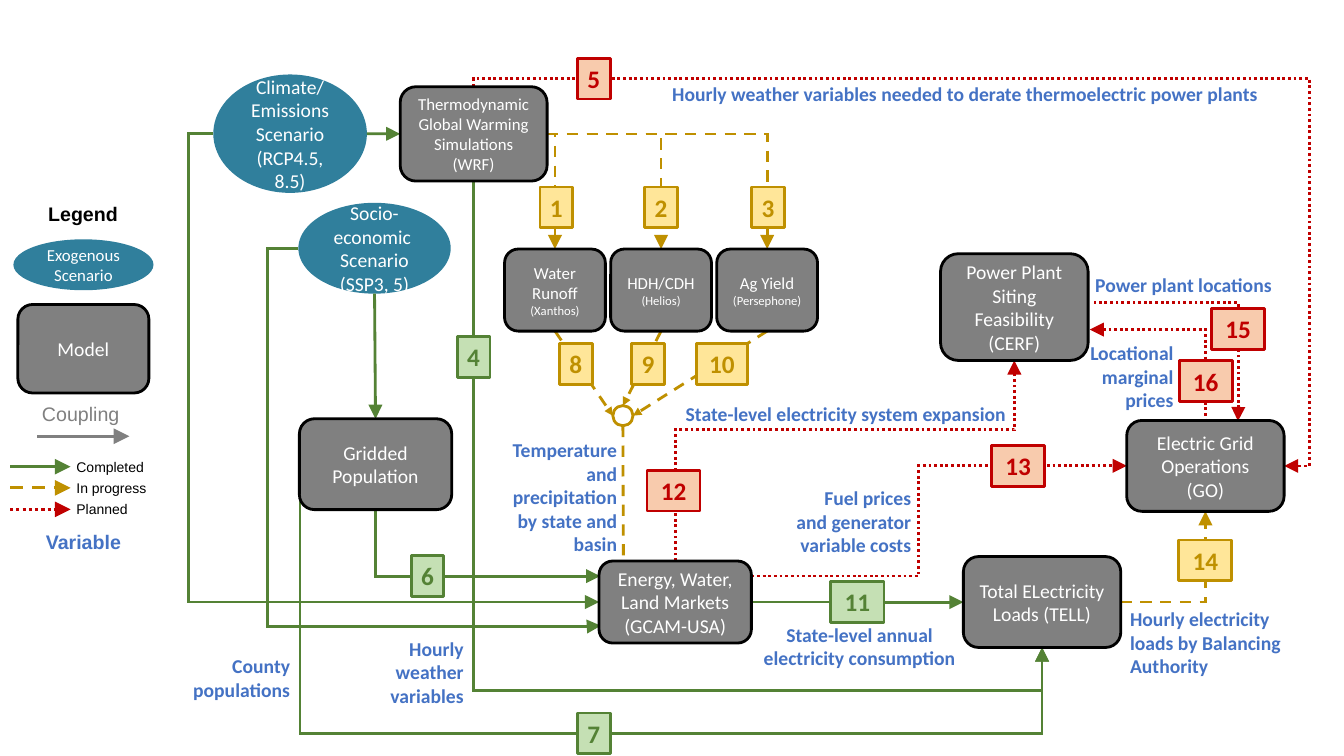
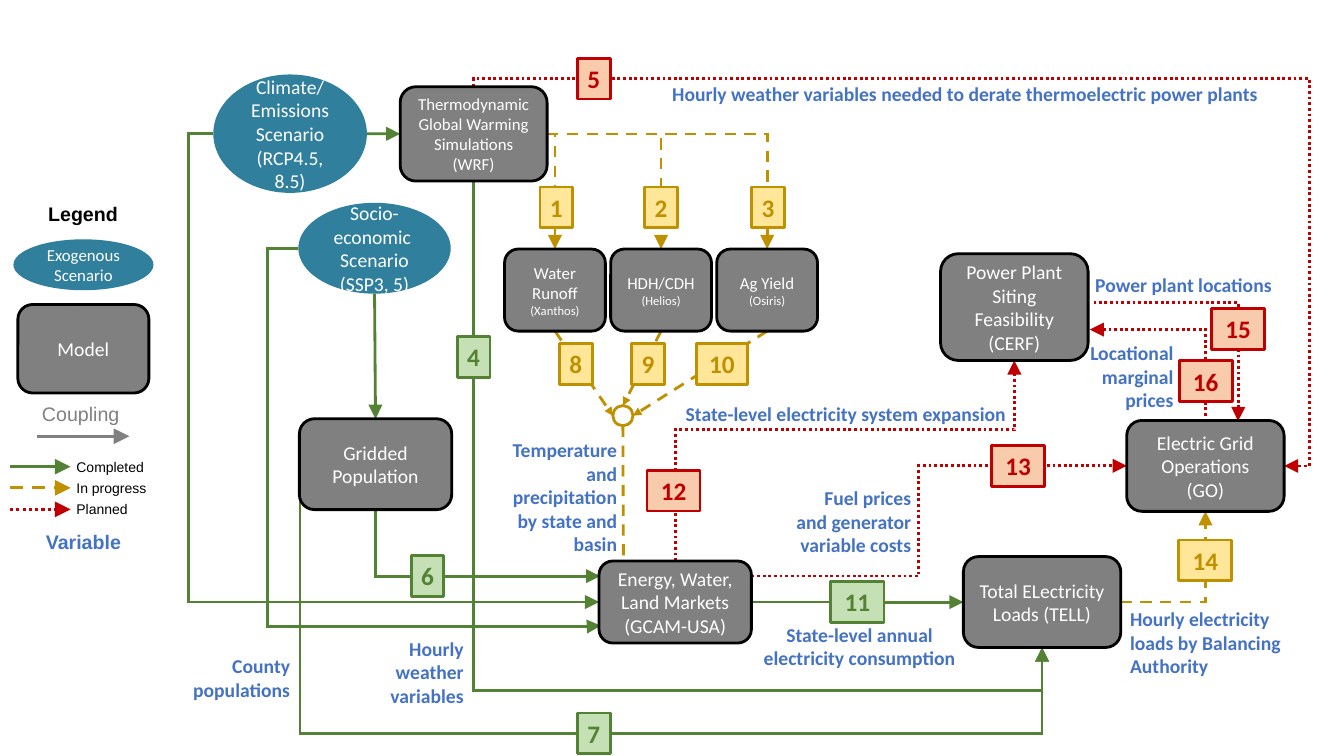
Before and after one commit to IMMM-SFA/exp_group_b, a slide deck: slide 1 of experiment_diagram/experiment-B-N6_interconnect.pptx. Drawn at 1344x756 pixels with LibreOffice and Linux fonts; fonts in the diff are those of the drawing. Boxes give left, top, right and bottom in pixels: in the first picture for what was removed or moved away, otherwise in the second. Text is boxed around its words. In the diff, an @@ line names an element or a change of style, - is before the commit and + after.

Commit message:
Updated persephone to osiris

```diff
--- a/experiment_diagram/experiment-B-N6_interconnect.pptx
+++ b/experiment_diagram/experiment-B-N6_interconnect.pptx
@@ text in rounded rectangle at bbox=[749, 296, 785, 307]: text changed @@
-(Persephone)
+(Osiris)
```
Also in this commit, not shown: 2 other files.
